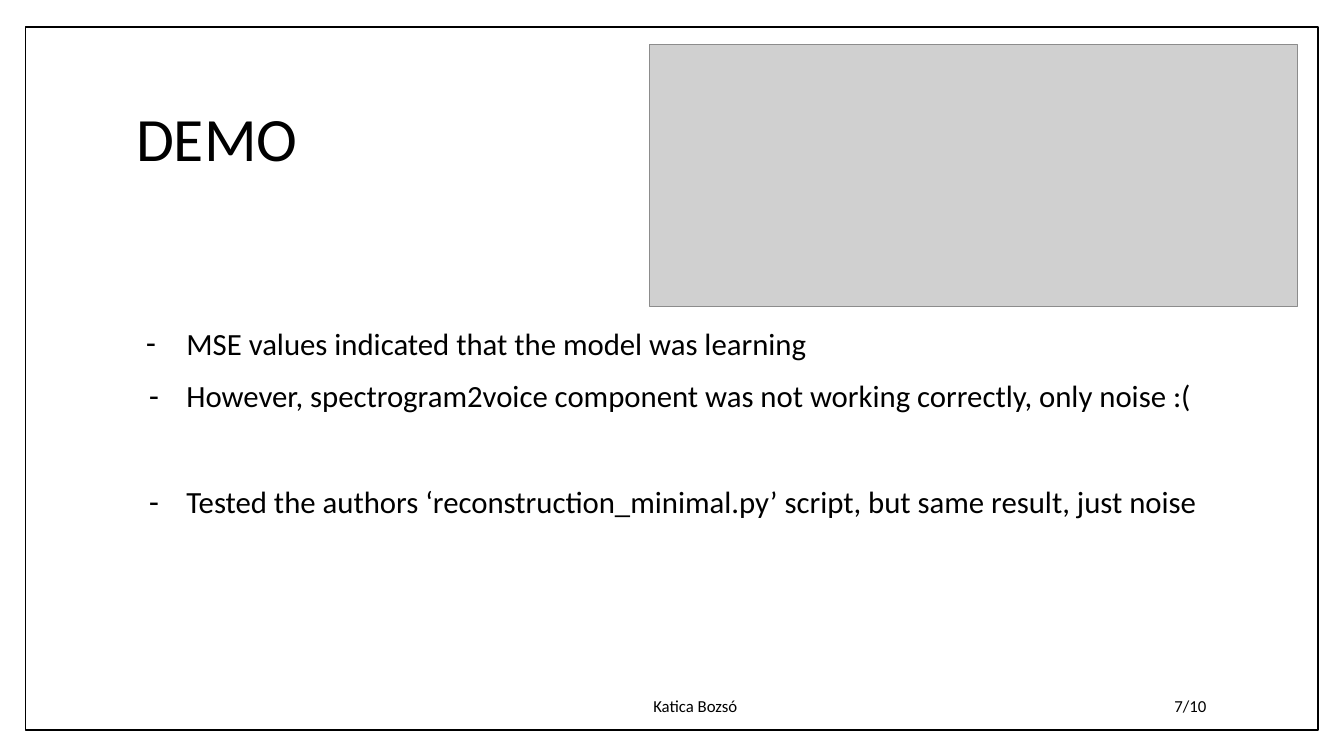
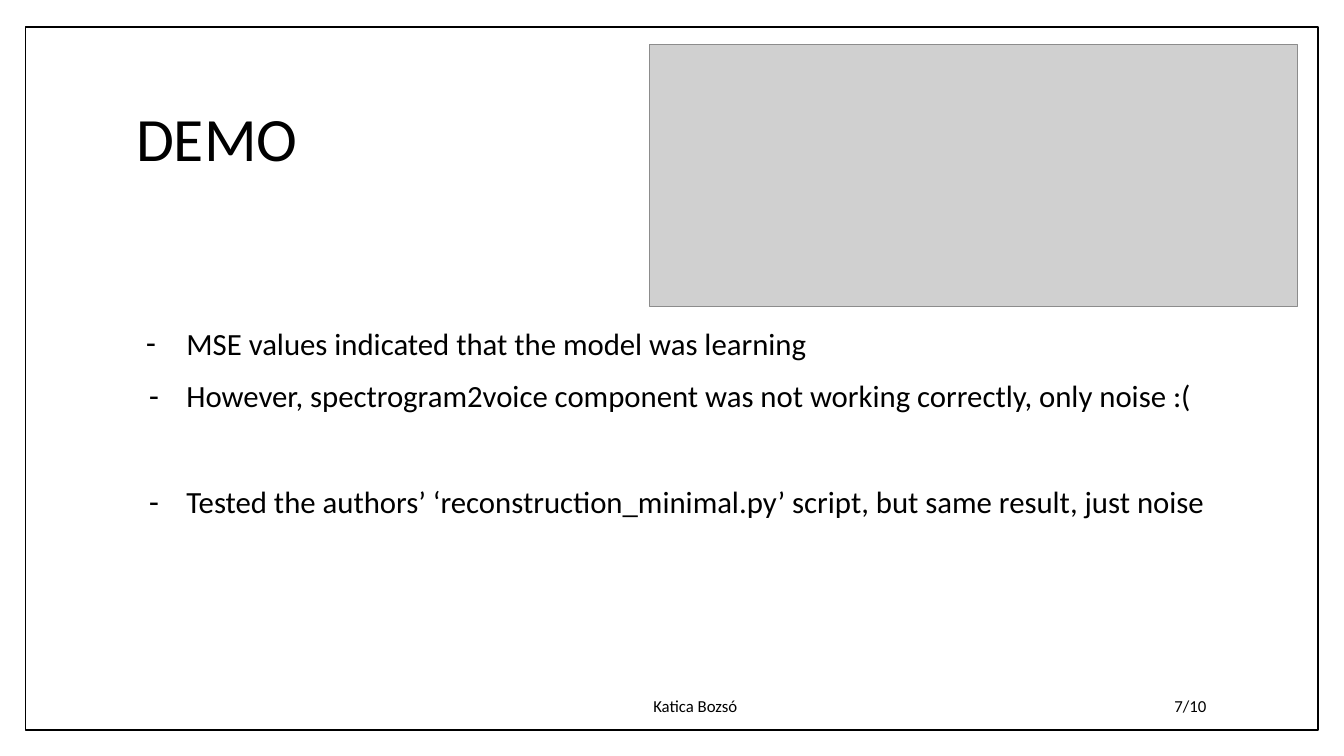
Before and after one commit to kajc10/BRAIN2SPEECH, a slide deck: slide 7 of docs/b2s_presentation.pptx. Drawn at 1344x756 pixels with LibreOffice and Linux fonts; fonts in the diff are those of the drawing; grey boxes stand for pictures; background and template pictures are left out. Boxes give left, top, right and bottom in pixels: in the first picture for what was removed or moved away, otherwise in the second. Text is boxed around its words. In the diff, an @@ line names an element or a change of style, - is before the commit and + after.

```diff
--- a/docs/b2s_presentation.pptx
+++ b/docs/b2s_presentation.pptx
@@ text at [186,491,1204,519]: text changed @@
-– Tested the authors ‘reconstruction_minimal.py’ script, but same result, just noise
+– Tested the authors’ ‘reconstruction_minimal.py’ script, but same result, just noise
```
